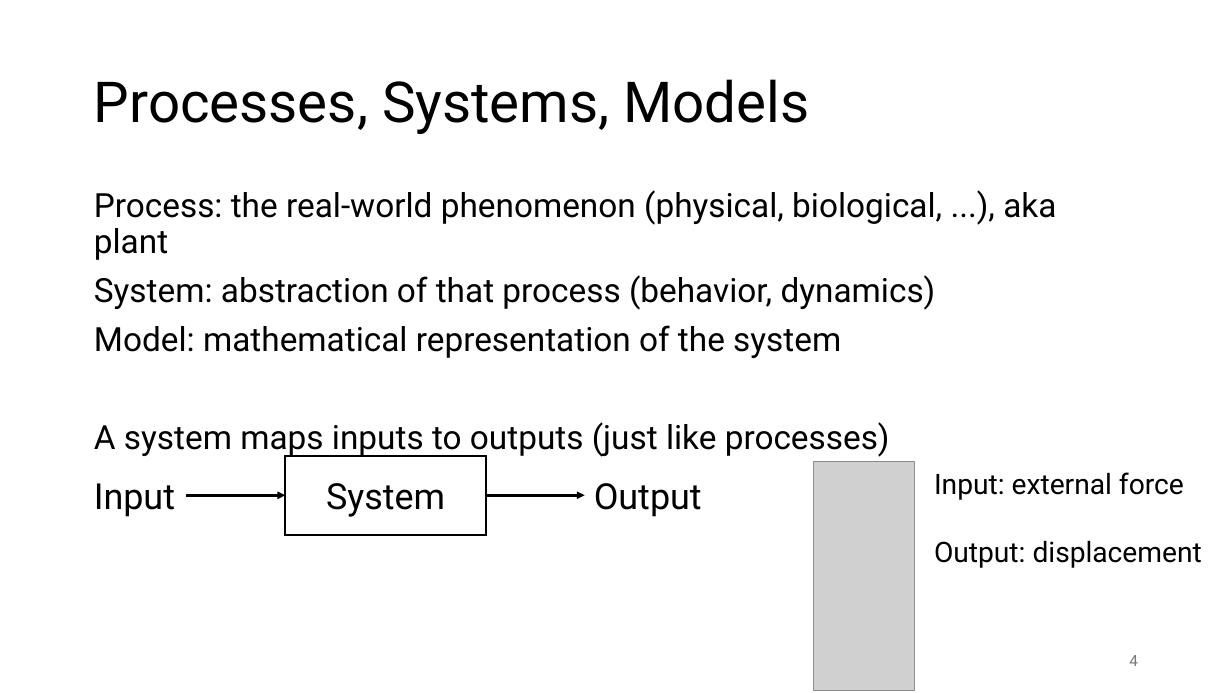
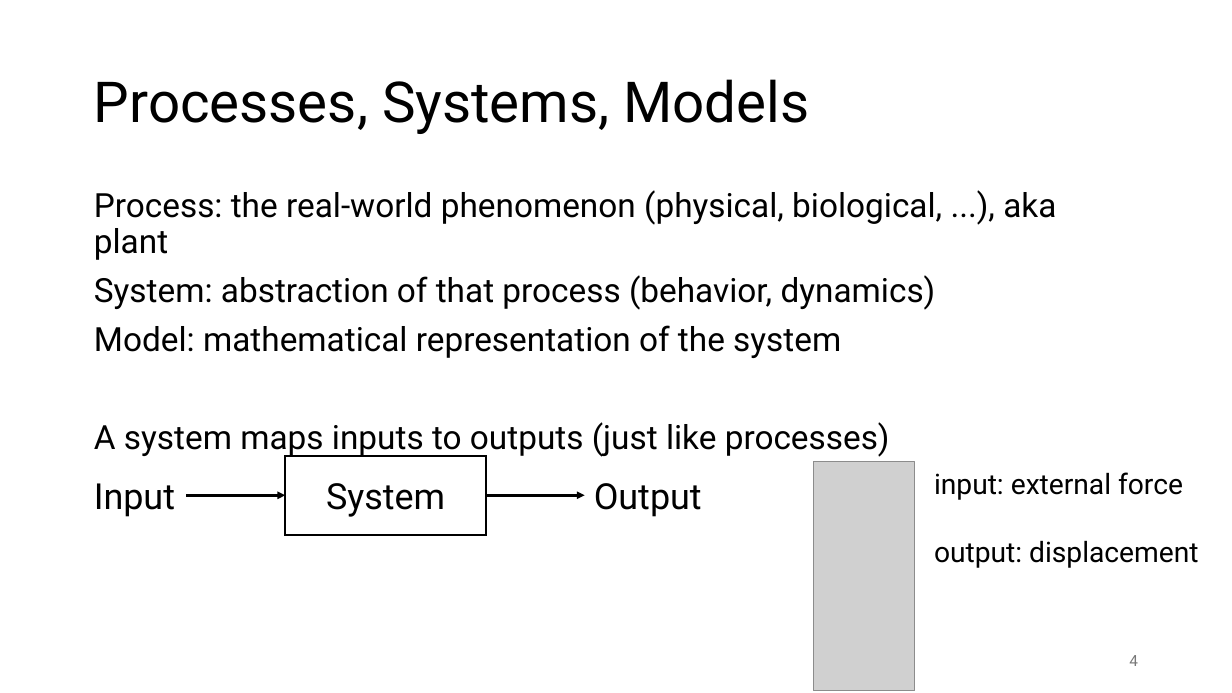
Before and after one commit to FelixWick/control_engineering, a slide deck: slide 4 of slides/1_systems.pptx. Drawn at 1232x693 pixels with LibreOffice and Linux fonts; fonts in the diff are those of the drawing; grey boxes stand for pictures. Boxes give left, top, right and bottom in pixels: in the first picture for what was removed or moved away, otherwise in the second. Text is boxed around its words. In the diff, an @@ line names an element or a change of style, - is before the commit and + after.

Commit message:
more systems slides

```diff
--- a/slides/1_systems.pptx
+++ b/slides/1_systems.pptx
@@ text at [934, 472, 1198, 568]: text changed @@
-Input: external force
-Output: displacement
+input: external force
+output: displacement
```
Also in this commit, not shown: 8 other slides changed, 11 slides added.
